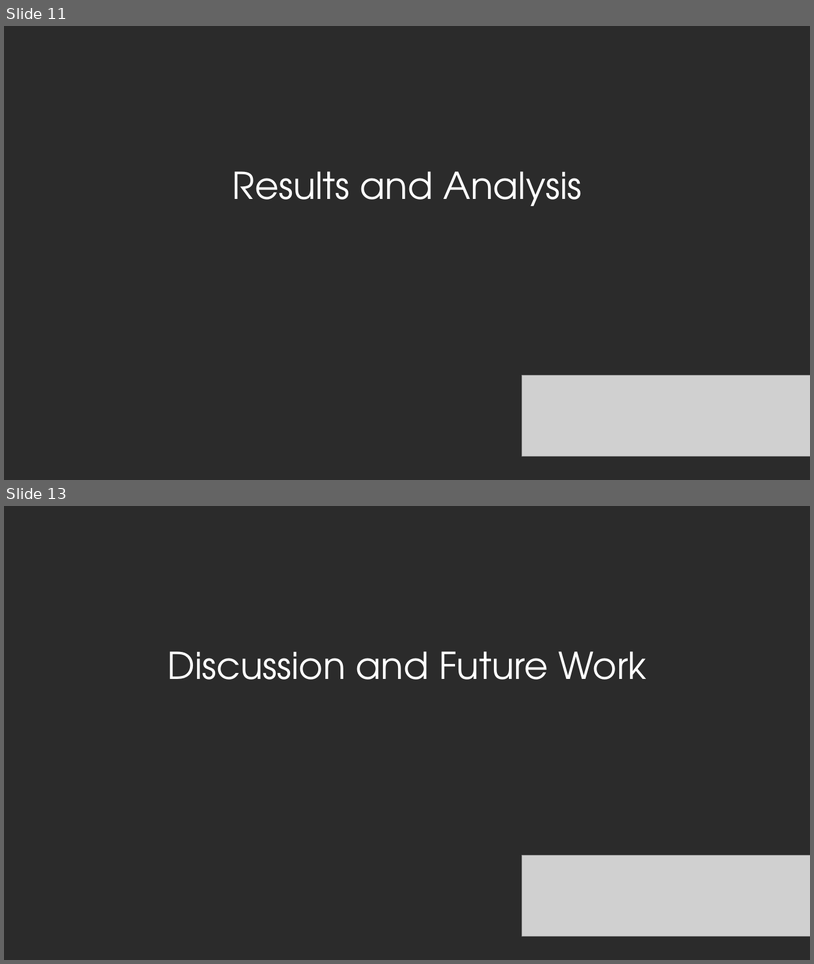
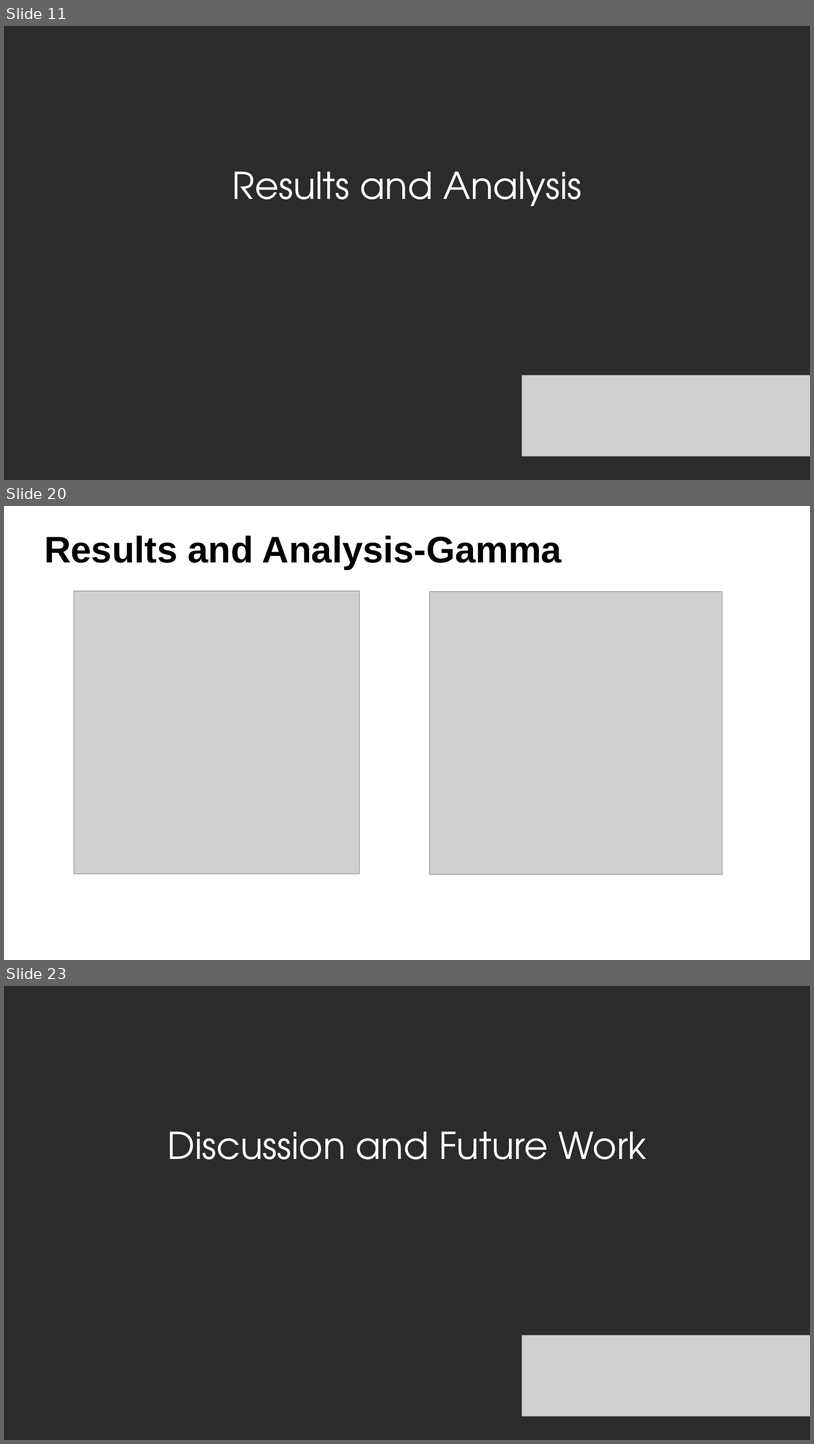
Before and after one commit to imarquez7891/MLSpring2018, a slide deck: MLPresentaion.pptx. Shown one above the other, each under a label of ours: slides 11 and 13 before the commit, slides 11, 20 and 23 after it; the slides between them are not shown. The pictures are 814x964 and 814x1444 pixels, drawn with LibreOffice and Linux fonts; fonts in the diff are those of the drawing; grey boxes stand for pictures; background and template pictures are left out; a plain dark background stands for a picture behind light text. Boxes give left, top, right and bottom in pixels: in the first picture for what was removed or moved away, otherwise in the second. Text is boxed around its words. In the diff, an @@ line names an element or a change of style, - is before the commit and + after.

```diff
--- a/MLPresentaion.pptx
+++ b/MLPresentaion.pptx
@@ slide 20 added at (4, 506, 810, 960), background picture (left out) @@
@@ text added at (44, 535, 562, 570), 88 pt, text #000000, bold @@
+Results and Analysis-Gamma
@@ picture added at (74, 591, 359, 873) @@
@@ picture added at (429, 591, 722, 874) @@
@@ what was slide 13 is now slide 23 @@
```
Also in this commit, not shown: 1 slide changed, 9 other slides added.
